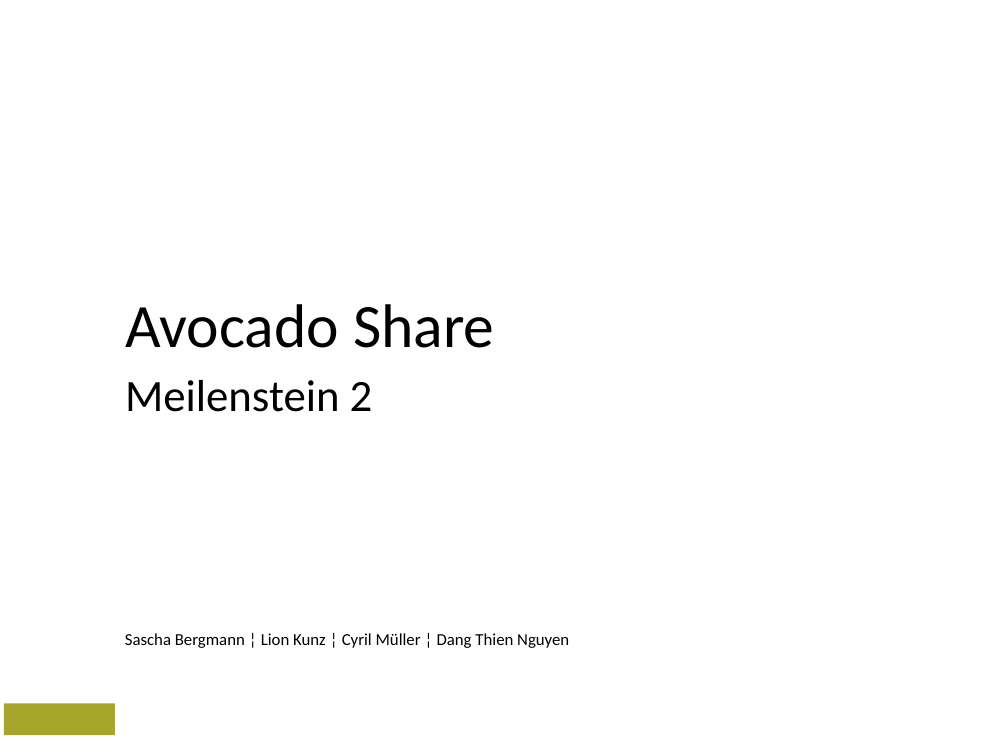
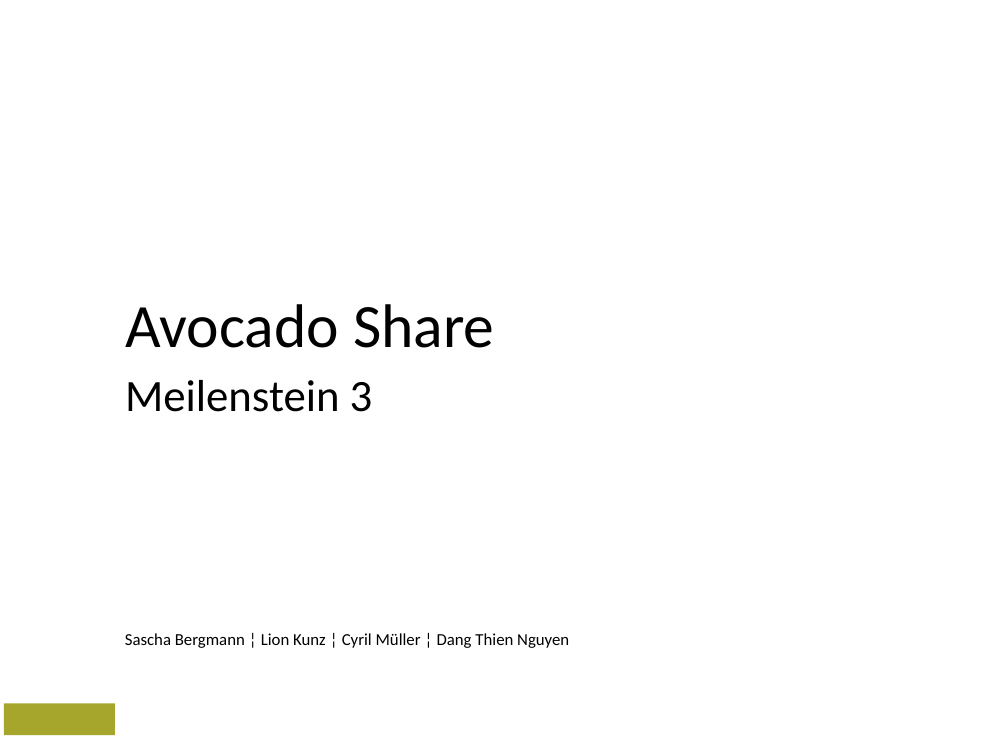
Before and after one commit to hsrdnguyen/PSIT2, a slide deck: slide 1 of documents/00_Sitzungen/Meilenstein_3/Meilenstein_3.pptx. Drawn at 1008x756 pixels with LibreOffice and Linux fonts; fonts in the diff are those of the drawing; background and template pictures are left out. Boxes give left, top, right and bottom in pixels: in the first picture for what was removed or moved away, otherwise in the second. Text is boxed around its words. In the diff, an @@ line names an element or a change of style, - is before the commit and + after.

Commit message:
Meilensteinsitzung vorbereiten #68

```diff
--- a/documents/00_Sitzungen/Meilenstein_3/Meilenstein_3.pptx
+++ b/documents/00_Sitzungen/Meilenstein_3/Meilenstein_3.pptx
@@ subtitle at (125, 380, 373, 412): text changed @@
-Meilenstein 2
+Meilenstein 3
```
Also in this commit, not shown: 1 other slide changed, 3 slides added, 2 slides removed, 8 other files.
